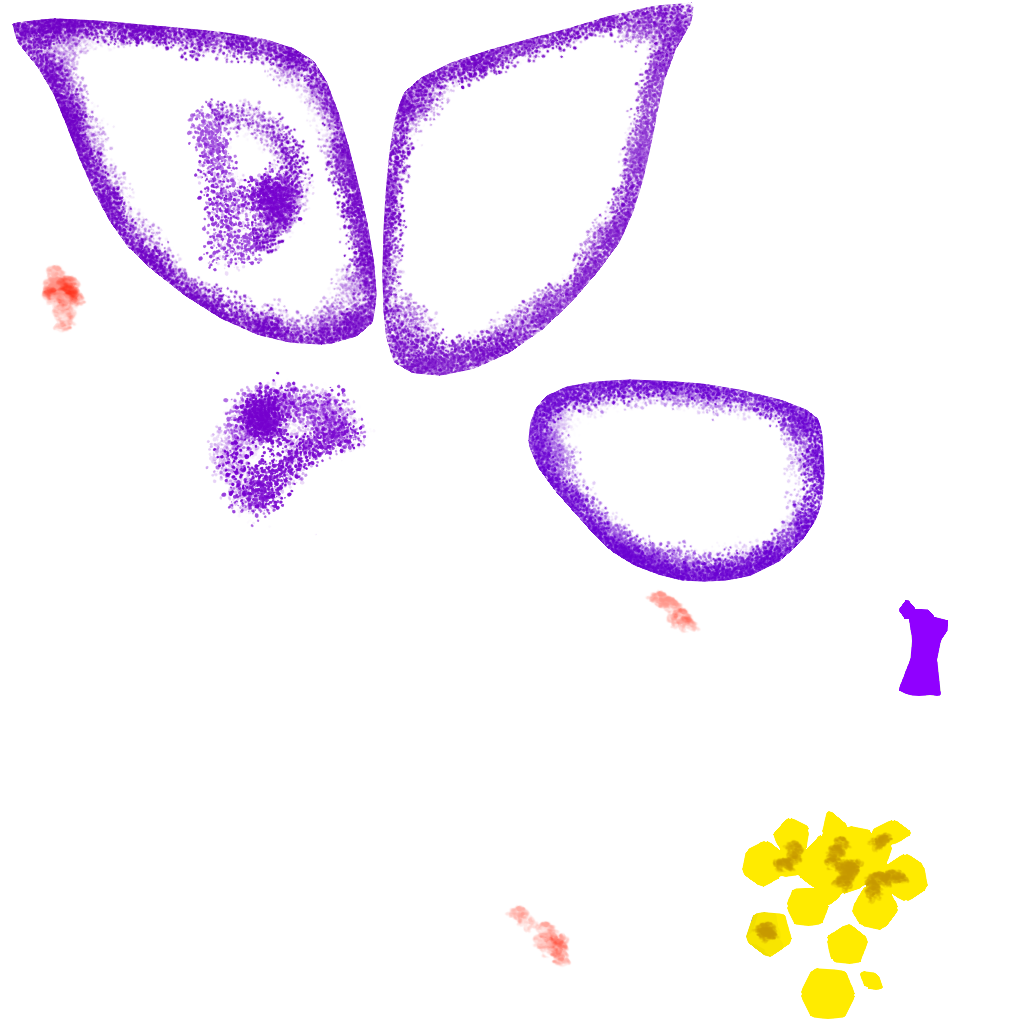
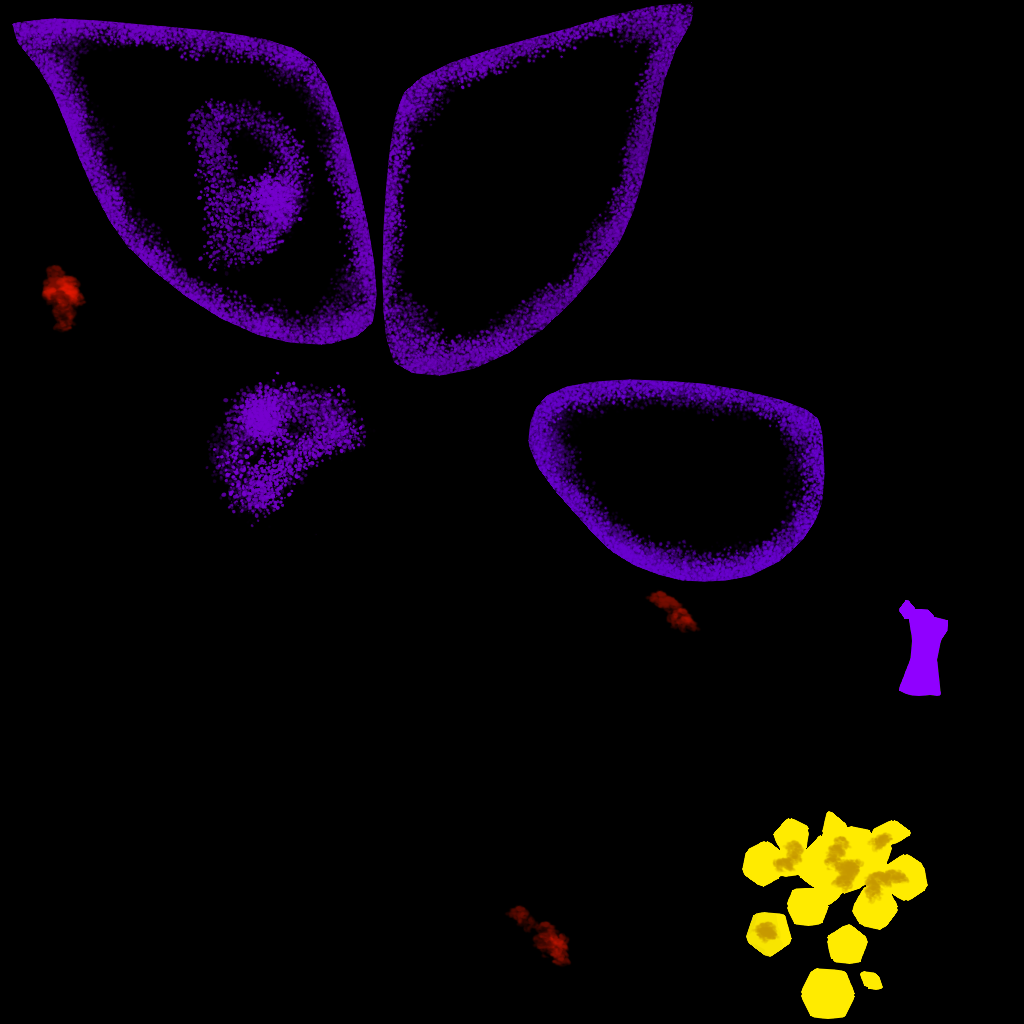
Layer changes from the first 1024 x 1024 image to the second:
painted on "Detalhes" (1st of 4, in "Emissive") over [0, 192, 704, 1024]
painted on "AsaMoxel" (1st of 2, in "Emissive") over [0, 0, 832, 640]
painted on "Detalhes" (2nd of 4, in "Emissive") over [704, 768, 960, 1024]
painted on "MoxelAtlas.png" (2nd of 3, in "Emissive") over [704, 768, 960, 1024]
added layer "Background" (1st of 2, in "Emissive") in group "Emissive" over [0, 0, 1024, 1024]
